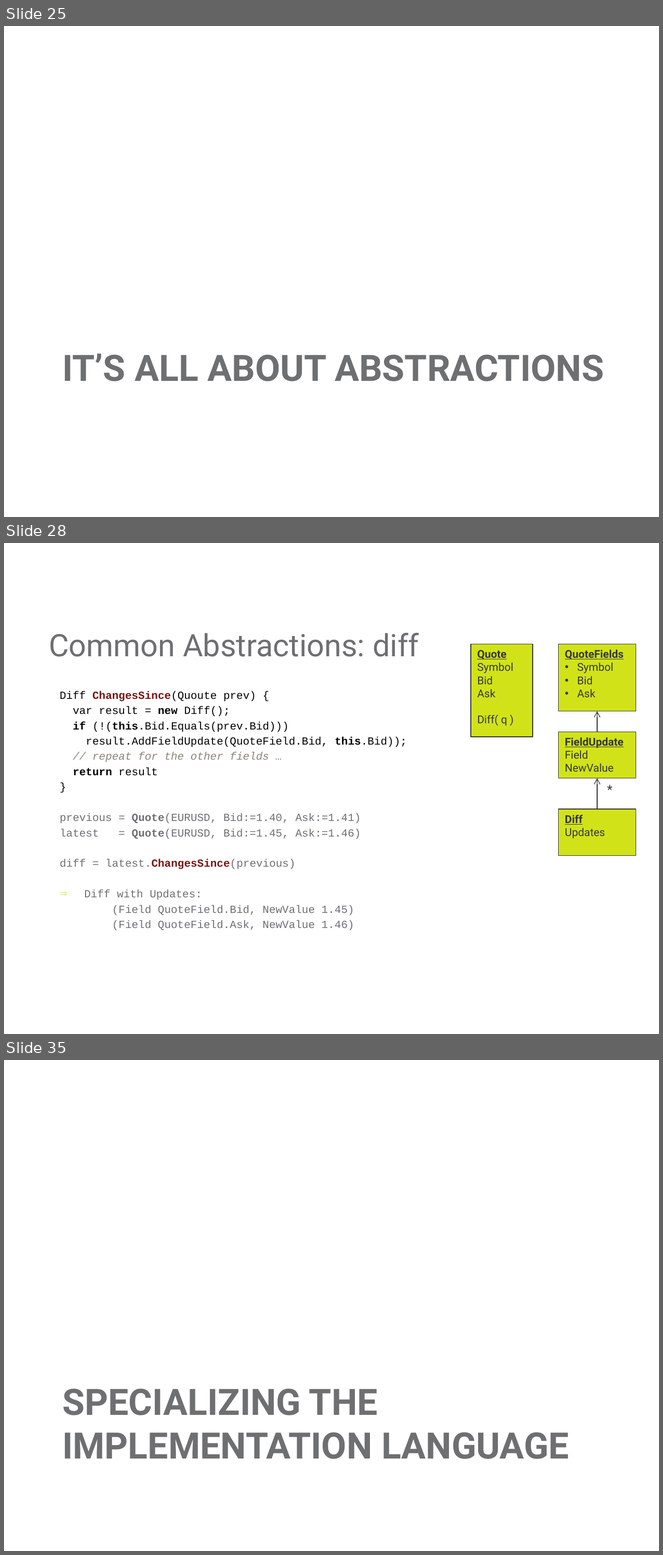
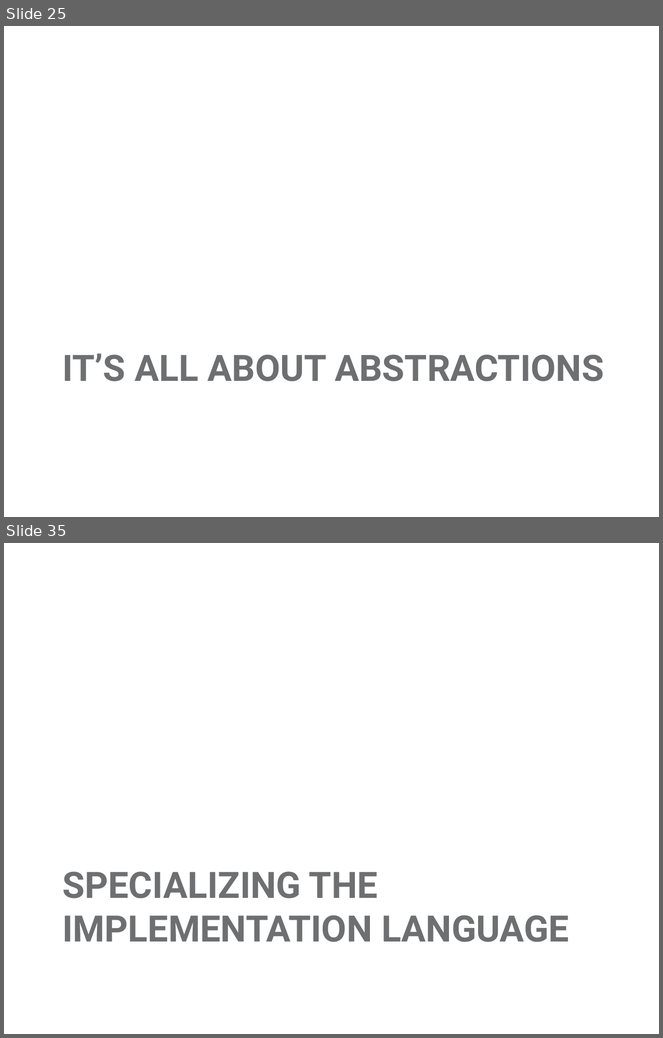
Before and after one commit to mjul/top-10-clojure-oredev-2011, a slide deck: Top Things to Learn From Clojure.pptx. Shown one above the other, each under a label of ours: slides 25, 28 and 35 before the commit, slides 25 and 35 after it; the slides between them are not shown. The pictures are 663x1555 and 663x1038 pixels, drawn with LibreOffice and Linux fonts; fonts in the diff are those of the drawing; background and template pictures are left out. Boxes give left, top, right and bottom in pixels: in the first picture for what was removed or moved away, otherwise in the second. Text is boxed around its words. In the diff, an @@ line names an element or a change of style, - is before the commit and + after.

```diff
--- a/Top Things to Learn From Clojure.pptx
+++ b/Top Things to Learn From Clojure.pptx
@@ slide 28 removed at <box>4,543,659,1034</box>, background #FFFFFF @@
@@ title removed at <box>49,633,419,657</box> @@
-Common Abstractions: diff
@@ rectangle removed at <box>471,644,533,737</box> @@
-Quote
-Symbol
-Bid
-Ask
-Diff( q )
@@ rectangle removed at <box>558,644,636,711</box> @@
-QuoteFields
-• Symbol
-• Bid
-• Ask
@@ text removed at <box>60,691,407,931</box> @@
-Diff ChangesSince(Quoute prev) {
-var result = new Diff();
-if (!(this.Bid.Equals(prev.Bid)))
-result.AddFieldUpdate(QuoteField.Bid, this.Bid));
-// repeat for the other fields …
-return result
-}
-previous = Quote(EURUSD, Bid:=1.40, Ask:=1.41)
-latest = Quote(EURUSD, Bid:=1.45, Ask:=1.46)
-diff = latest.ChangesSince(previous)
-⇒ Diff with Updates:
-(Field QuoteField.Bid, NewValue 1.45)
-(Field QuoteField.Ask, NewValue 1.46)
@@ arrow removed from (598, 732) to (598, 711) @@
@@ rectangle removed at <box>558,732,636,778</box> @@
-FieldUpdate
-Field
-NewValue
@@ arrow removed from (598, 809) to (598, 778) @@
@@ text removed at <box>601,778,621,800</box> @@
-*
@@ rectangle removed at <box>558,809,636,856</box> @@
-Diff
-Updates
```
Also in this commit, not shown: 9 slides changed, 2 slides added, 5 other slides removed, 4 other files.
